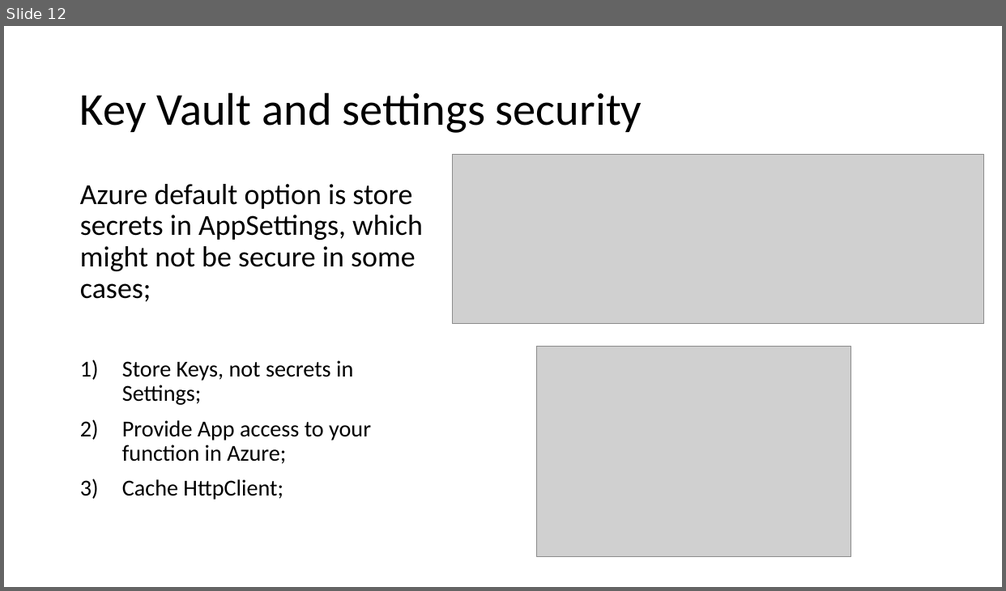
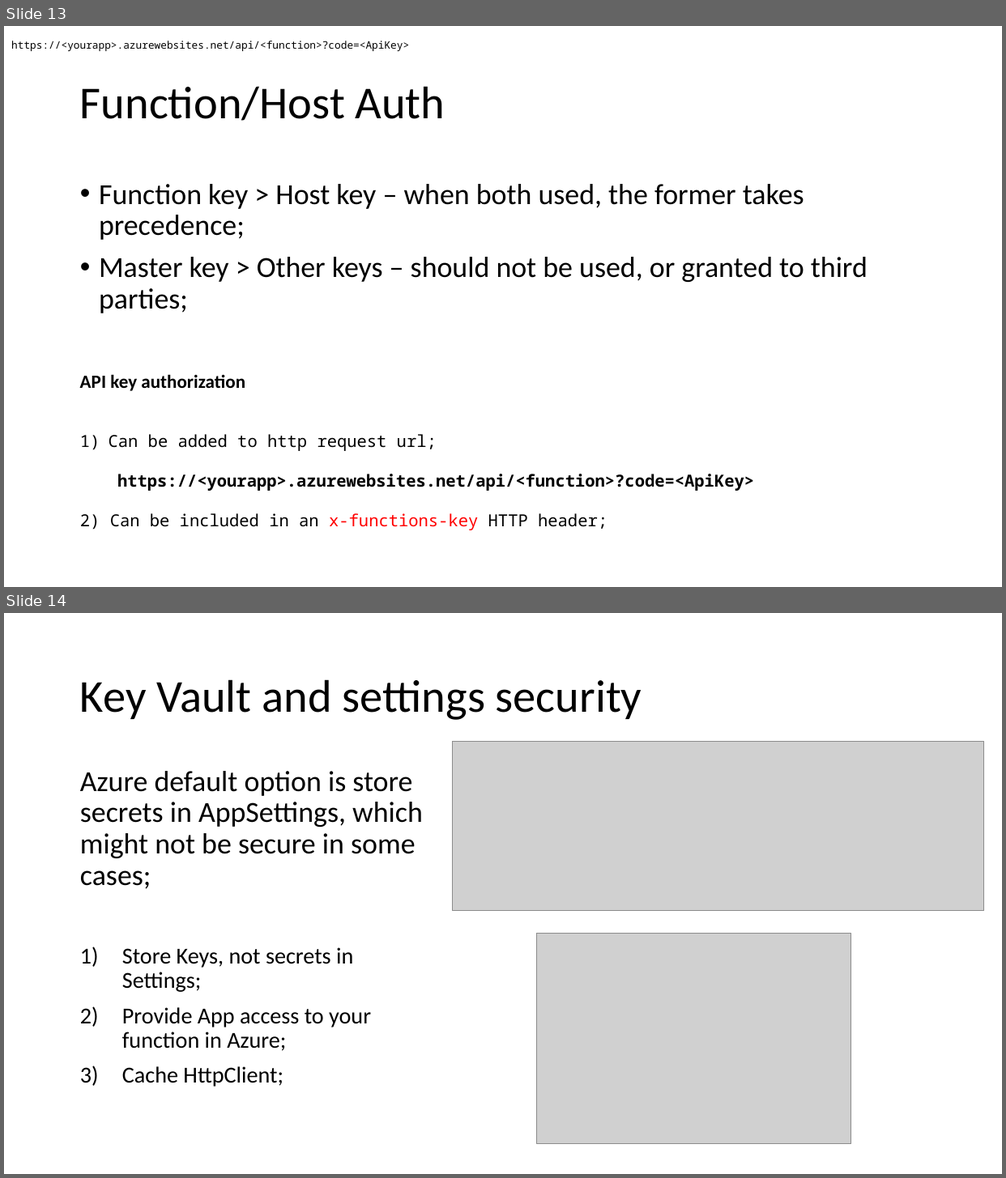
Before and after one commit to Dekorg/TrackApartmentsApp, a slide deck: Presentation/Azure Functions.pptx. Shown one above the other, each under a label of ours: slide 12 before the commit, slides 13 and 14 after it. The pictures are 1006x591 and 1006x1178 pixels, drawn with LibreOffice and Linux fonts; fonts in the diff are those of the drawing; grey boxes stand for pictures. Boxes give left, top, right and bottom in pixels: in the first picture for what was removed or moved away, otherwise in the second. Text is boxed around its words. In the diff, an @@ line names an element or a change of style, - is before the commit and + after.

Commit message:
Added function auth

```diff
--- a/Presentation/Azure Functions.pptx
+++ b/Presentation/Azure Functions.pptx
@@ slide 13 added at (4,26,1002,587), background #FFFFFF @@
@@ text added at (11,41,409,51), 10 pt, text #000000 @@
+https://<yourapp>.azurewebsites.net/api/<function>?code=<ApiKey>
@@ title added at (80,86,445,121), 44 pt, text #000000 @@
+Function/Host Auth
@@ text added at (99,184,867,314), 28 pt, text #000000 @@
+• Function key > Host key – when both used, the former takes precedence;
+• Master key > Other keys – should not be used, or granted to third parties;
@@ text added at (80,374,245,391), 18 pt, text #000000, bold @@
+API key authorization
@@ text added at (80,434,754,531), 16 pt, text #000000 @@
+1) Can be added to http request url;
+  https://<yourapp>.azurewebsites.net/api/<function>?code=<ApiKey>
+2) Can be included in an x-functions-key HTTP header;
@@ what was slide 12 is now slide 14 @@
```
Also in this commit, not shown: 6 slides changed, 6 other slides added, 3 slides removed, 1 other file.
